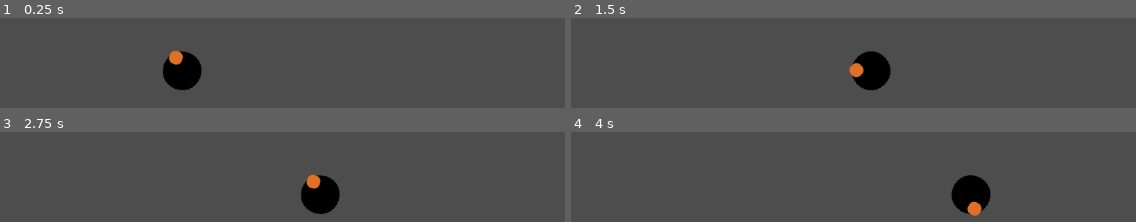
Above: before the commit, frames 1-4 (two rows, left to right).
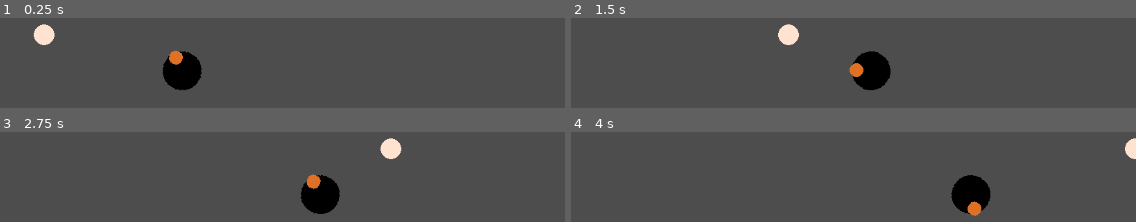
Above: after the commit, the same moments.

Repository: JulianNeuberger/EmojiMage
Game: Godot game, scene res://Level.tscn
The game is run twice, just before and just after one commit, with the same random seed, the same clock (stepped at 60 frames per second) and the same inputs.
Inputs (mouse positions are in pixels of both pictures, inside the frame that each line leads up to):
- Up to frame 1 (0.25 s): no input
- Up to frame 2 (1.5 s): move the mouse to (outside the picture) at 0.52 s; hold D (Right) 0.53-1.28 s; tap S (Bottom) at 0.6 s; move the mouse to (576, 57) at 1.27 s; hold A (Left) from 1.28 s (still down); tap W (Top) at 1.35 s
- Up to frame 3 (2.75 s): move the mouse to (outside the picture) at 2.02 s; release A (Left) at 2.03 s; hold D (Right) from 2.03 s (still down); tap S (Bottom) at 2.1 s
- Up to frame 4 (4 s): move the mouse to (outside the picture) at 2.77 s; tap W (Top) at 2.85 s; move the mouse to (977, 216) at 3.52 s; release D (Right) at 3.53 s; hold A (Left) from 3.53 s (still down); tap S (Bottom) at 3.6 s

The runs differ from the first frame. In frame 1, 0.7% of the frame differs, in the area x 5-36%, y 6-80%; in frame 2, 0.7%; in frame 3, 0.7%; in frame 4, 0.4%.

Commit message:
add bullet

Diff:
--- /dev/null
+++ b/ConstantVelocity/ConstantVelocityComponent.gd
@@ -0,0 +1,13 @@
+extends Node2D
+
+@export var direction: Vector2 = Vector2.ZERO
+@export var speed: float = 0.0
+var target: CharacterBody2D
+
+# Called when the node enters the scene tree for the first time.
+func _ready():
+	target = get_parent()
+
+# Called every frame. 'delta' is the elapsed time since the previous frame.
+func _process(delta):
+	target.velocity = direction * speed
--- /dev/null
+++ b/ConstantVelocity/ConstantVelocityComponent.tscn
@@ -0,0 +1,6 @@
+[gd_scene load_steps=2 format=3 uid="uid://drsvqudv3u2cl"]
+
+[ext_resource type="Script" path="res://ConstantVelocity/ConstantVelocityComponent.gd" id="1_ntfvt"]
+
+[node name="ConstantVelocityComponent" type="Node2D"]
+script = ExtResource("1_ntfvt")
--- a/HitAndHurtBox/HurtBox.gd
+++ b/HitAndHurtBox/HurtBox.gd
@@ -1,5 +1,6 @@
 extends Area2D
 class_name HurtBox
+
 signal trigger(source: HitBox)
 
 
--- a/Level.tscn
+++ b/Level.tscn
@@ -1,9 +1,10 @@
-[gd_scene load_steps=5 format=3 uid="uid://bubpdgf107m1t"]
+[gd_scene load_steps=6 format=3 uid="uid://bubpdgf107m1t"]
 
 [ext_resource type="PackedScene" uid="uid://xmuma7eni4" path="res://wizard/Wizard.tscn" id="1_cdj7a"]
 [ext_resource type="PackedScene" uid="uid://by5awb2fb57hl" path="res://PlayerInputs/PlayerMovementHandler.tscn" id="2_x70bi"]
 [ext_resource type="PackedScene" uid="uid://mxr10d1iunr0" path="res://PlayerInputs/PlayerRotationHandler.tscn" id="3_flcvx"]
 [ext_resource type="PackedScene" uid="uid://bmddgc4p4tad2" path="res://HealthBar/HealthBar.tscn" id="4_ljriu"]
+[ext_resource type="PackedScene" uid="uid://b07md1ppnowaj" path="res://bullet/Bullet.tscn" id="5_bqp8x"]
 
 [node name="Level" type="Node2D"]
 
@@ -19,3 +20,8 @@
 offset_top = -43.0
 offset_right = 29.29
 offset_bottom = -37.66
+
+[node name="Bullet" parent="." instance=ExtResource("5_bqp8x")]
+position = Vector2(354, 323)
+start_direction = Vector2(1, 2.08165e-12)
+start_speed = 200.0
--- /dev/null
+++ b/bullet/Bullet.gd
@@ -0,0 +1,26 @@
+extends CharacterBody2D
+class_name Bullet
+
+@export var damage: int = 1
+@export var start_direction: Vector2
+@export var start_speed: float
+
+func _ready():
+	$HitBox.trigger.connect(on_bullet_hit)
+	set_start_direction(start_direction)
+	set_start_speed(start_speed)
+
+func _process(delta):
+	move_and_slide()
+
+func on_bullet_hit(target: HurtBox):
+	#animation
+	queue_free()
+
+func set_start_direction(start_direction: Vector2):
+	self.start_direction = start_direction
+	$ConstantVelocityComponent.direction = start_direction
+
+func set_start_speed(start_speed: float):
+	self.start_speed = start_speed
+	$ConstantVelocityComponent.speed = start_speed
--- /dev/null
+++ b/bullet/Bullet.tscn
@@ -0,0 +1,29 @@
+[gd_scene load_steps=7 format=3 uid="uid://b07md1ppnowaj"]
+
+[ext_resource type="PackedScene" uid="uid://bnq16ndu6jwlv" path="res://HitAndHurtBox/HitBox.tscn" id="1_eq8f7"]
+[ext_resource type="Script" path="res://bullet/Bullet.gd" id="1_qorbx"]
+[ext_resource type="Texture2D" uid="uid://cypji13qwvmi" path="res://bullet/bullet.png" id="2_d03fa"]
+[ext_resource type="PackedScene" uid="uid://drsvqudv3u2cl" path="res://ConstantVelocity/ConstantVelocityComponent.tscn" id="4_otfnj"]
+
+[sub_resource type="CircleShape2D" id="CircleShape2D_2hris"]
+
+[sub_resource type="CircleShape2D" id="CircleShape2D_cvu2a"]
+radius = 15.0333
+
+[node name="Bullet" type="CharacterBody2D"]
+collision_layer = 128
+collision_mask = 0
+script = ExtResource("1_qorbx")
+
+[node name="HitBox" parent="." instance=ExtResource("1_eq8f7")]
+
+[node name="CollisionShape2D" type="CollisionShape2D" parent="HitBox"]
+shape = SubResource("CircleShape2D_2hris")
+
+[node name="BulletSprite" type="Sprite2D" parent="."]
+texture = ExtResource("2_d03fa")
+
+[node name="BulletCollider" type="CollisionShape2D" parent="."]
+shape = SubResource("CircleShape2D_cvu2a")
+
+[node name="ConstantVelocityComponent" parent="." instance=ExtResource("4_otfnj")]
--- a/project.godot
+++ b/project.godot
@@ -62,7 +62,12 @@
 ]
 }
 
+[layer_names]
+
+2d_physics/layer_8="Bullet"
+
 [rendering]
 
+textures/canvas_textures/default_texture_filter=0
 renderer/rendering_method="gl_compatibility"
 renderer/rendering_method.mobile="gl_compatibility"
Binary file added: bullet/bullet.png
Not shown, added: bullet/bullet.png.import
